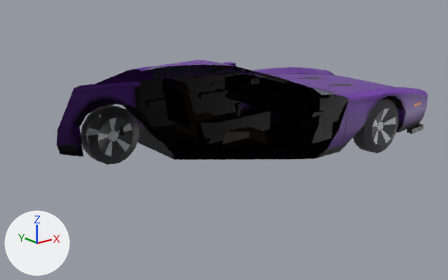
One commit to the glTF model examples/vehicle-playground/res/models/strix.glb: the scene before it, then after it.
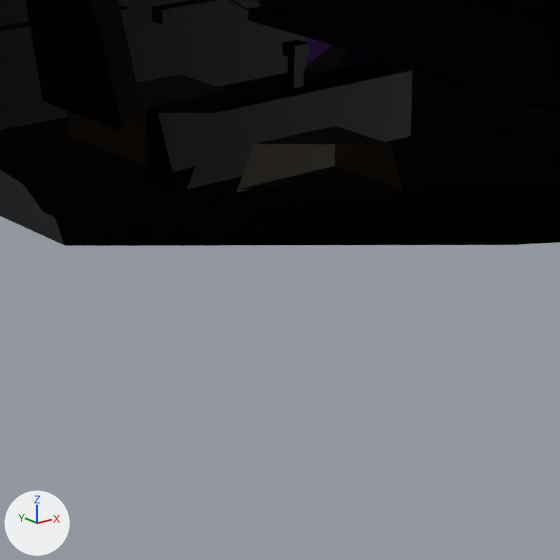
There are two pictures of each version: one whole from a 50 mm lens placed at (-4.198, -4.826, 2.178), pointed at (-0.268, 0.086, 0.213), one close up on the part from 35% to 69% of the width and 33% to 88% of the height. The lights are fixed; the arrows at lower left show +X, +Y and +Z. The last two pictures show the newer version. Everything nearer to the camera than a plane just in front of the edit is cut away.

The older version as bpy lines, for what is in view:
```python
me_body = bpy.data.meshes.new('body')
me_body.from_pydata(...)  # 1259 vertices, 2134 faces; spans x -2.22..2.06, y -0.97..0.97, z 0.12..1.06
# faces by material slot: [2038, 56, 8, 32]
me_body.materials.append(mat_body_paint)  # picture img_strix_paint
me_body.materials.append(mat_glass_window)  # greyish blue #555d69
me_body.materials.append(mat_headlights)  # white #f6f5ec
me_body.materials.append(mat_rear_lights)  # red #dd3f3f
ob_body = bpy.data.objects.new('body', me_body)
ob_body.location = (0.0, 0.0, 0.0)
```
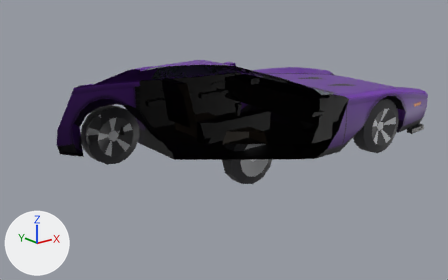
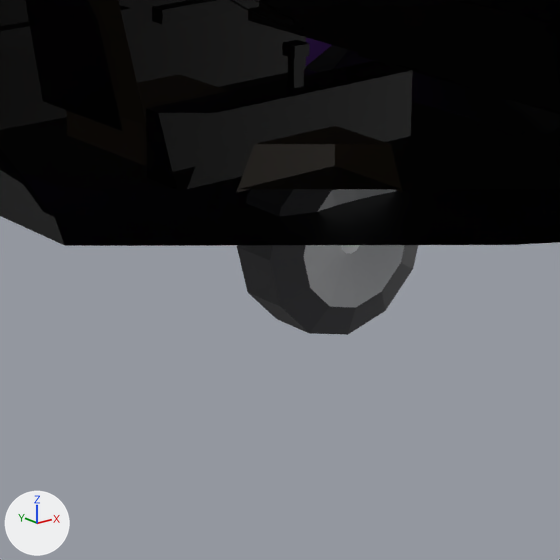
Boxes [x1, y1, x2, y2] around the edits, measured in the close-ups (560 x 560 px):
'wheel_blur', added: after [237, 189, 418, 335]
    faces in mat_tyre_rubber_002 (dark grey #353538): [237, 189, 418, 335]
    faces in mat_rim_motion_blur_002 (grey #afb1b5): [304, 189, 405, 308]

The change in detail:
Material 'tyre rubber.002' (mat_tyre_rubber_002) is new.
Its base color is (0.035, 0.035, 0.04) (dark grey #353538).
Material 'rim motion blur.002' (mat_rim_motion_blur_002) is new.
Its base color is (0.43, 0.44, 0.46) (grey #afb1b5).
Material 'rim chrome.002' (mat_rim_chrome_002) is new.
Its base color is (0.78, 0.79, 0.81) (white #e5e6e8).
Mesh me_wheel_blur_002 is new.
It has 80 vertices, 144 faces and spans x -0.304..0.304, y -0.112..0.112, z -0.304..0.304.
Faces by material slot: [72, 48, 24].
It uses material mat_tyre_rubber_002 (dark grey #353538).
It uses material mat_rim_motion_blur_002 (grey #afb1b5).
It uses material mat_rim_chrome_002 (white #e5e6e8).
Object 'wheel_blur' (ob_wheel_blur) is new; it shows me_wheel_blur_002.
Its location is (0.0, 0.0, 0.0).
